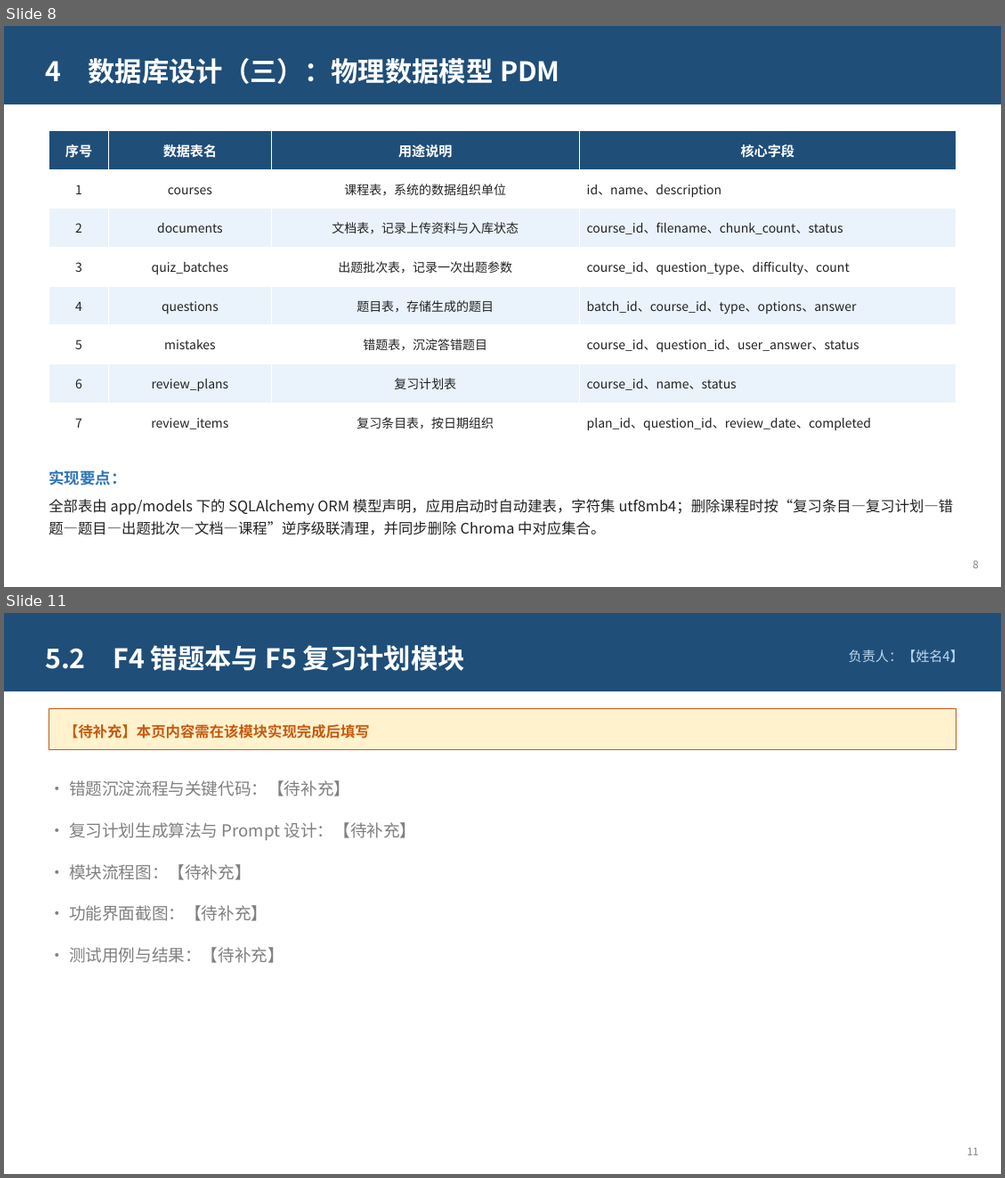
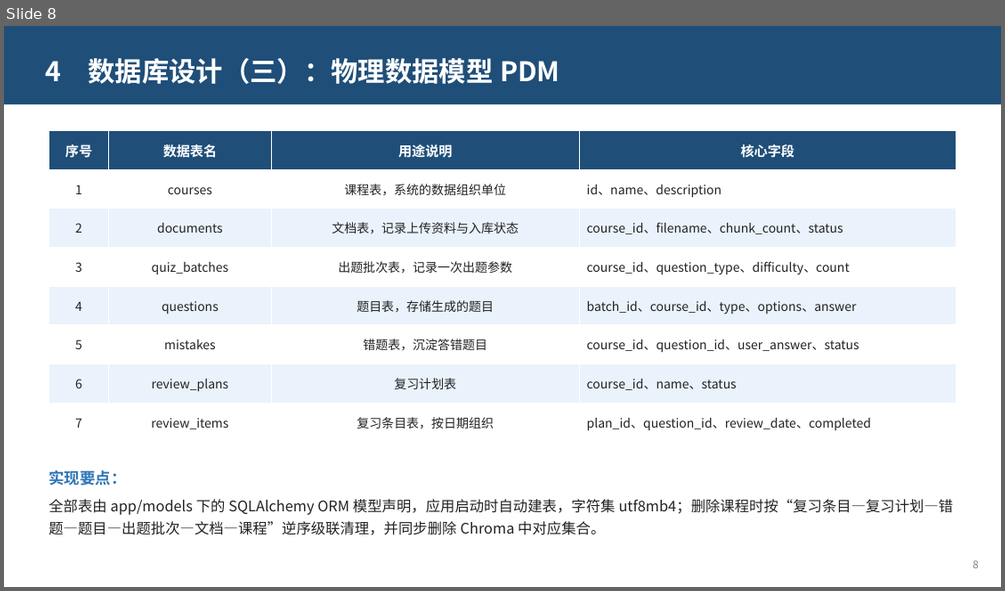
Before and after one commit to xingkongzcj/langchain_agent, a slide deck: defense/智学助手-课程设计答辩.pptx. Shown one above the other, each under a label of ours: slides 8 and 11 before the commit, slide 8 after it; the slides between them are not shown. The pictures are 1005x1178 and 1005x591 pixels, drawn with LibreOffice and Linux fonts; fonts in the diff are those of the drawing. Boxes give left, top, right and bottom in pixels: in the first picture for what was removed or moved away, otherwise in the second. Text is boxed around its words. In the diff, an @@ line names an element or a change of style, - is before the commit and + after.

```diff
--- a/defense/智学助手-课程设计答辩.pptx
+++ b/defense/智学助手-课程设计答辩.pptx
@@ slide 11 removed at (x1=4, y1=613, x2=1001, y2=1174), background #FFFFFF @@
@@ rectangle removed at (x1=4, y1=613, x2=1001, y2=691) @@
@@ text removed at (x1=45, y1=645, x2=465, y2=671) @@
-5.2 F4 错题本与 F5 复习计划模块
@@ text removed at (x1=849, y1=649, x2=963, y2=663) @@
-负责人：【姓名4】
@@ rectangle removed at (x1=48, y1=709, x2=956, y2=750) @@
@@ text removed at (x1=64, y1=724, x2=370, y2=738) @@
-【待补充】本页内容需在该模块实现完成后填写
@@ text removed at (x1=69, y1=780, x2=417, y2=963) @@
-• 错题沉淀流程与关键代码：【待补充】
-• 复习计划生成算法与 Prompt 设计：【待补充】
-• 模块流程图：【待补充】
-• 功能界面截图：【待补充】
-• 测试用例与结果：【待补充】
@@ text removed at (x1=967, y1=1147, x2=979, y2=1155) @@
-11
```
Also in this commit, not shown: 3 slides changed, 2 slides added, 1 other slide removed, 1 other file.
